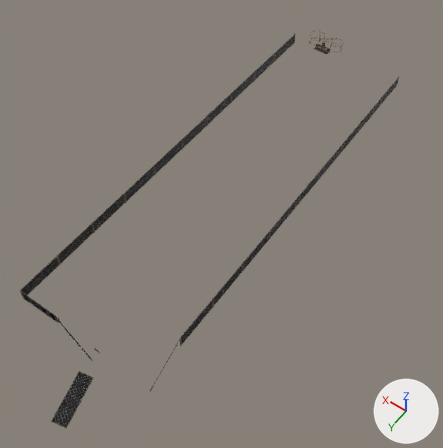
A saved change to the Blender file media/blend/track_backup.blend.
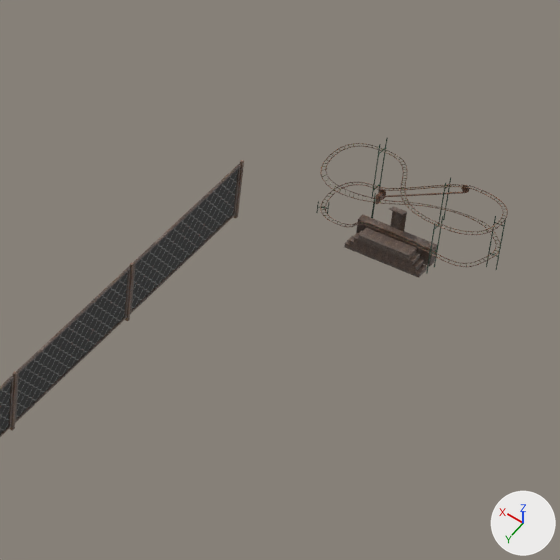
The first picture shows the older version from a 50 mm camera at (-260.0, 578.0, 449.0) aimed at (-47.0, 280.0, -19.0). The close-ups show both versions on the part from 57% to 80% of the width and 1% to 24% of the height of that picture; other places that the commit changed are outside them. Arrows for +X, +Y and +Z are at lower right; the lights stay in place.

The scene before the commit, as lines of its bpy script (objects in view):
```python
ob_beziercurve_001 = bpy.data.objects.new('BezierCurve.001', me_mesh_001)
ob_beziercurve_001.location = (-0.6, 7.9, 4.6)
ob_cube = bpy.data.objects.new('Cube', me_cube)
ob_cube.location = (8.0, 3.2, 4.6)
ob_cube_006 = bpy.data.objects.new('Cube.006', me_cube_001)
ob_cube_006.location = (8.4, 10.2, 3.4)
ob_cube_006.scale = (1.0, 1.0, 0.926)
ob_cube_007 = bpy.data.objects.new('Cube.007', me_cube_002)
ob_cube_007.location = (-0.1, 6.5, 3.2)
ob_cube_015 = bpy.data.objects.new('Cube.015', me_cube_019)
ob_cube_015.location = (-10.2, 454.5, 13.7)
ob_cube_015.rotation_euler = (0.0, 0.0, 4.712)  # degrees (0, 0, 270)
ob_cube_015.scale = (0.243, 0.243, 0.243)
ob_cylinder = bpy.data.objects.new('Cylinder', me_cylinder)
ob_cylinder.location = (11.3, -6.0, 1.4)
ob_cylinder.rotation_euler = (1.571, 0.0, 0.0)  # degrees (90, 0, 0)
ob_cylinder.scale = (0.584, 0.584, 0.584)
ob_cylinder_001 = bpy.data.objects.new('Cylinder.001', me_cylinder_001)
ob_cylinder_001.location = (-7.9, -7.4, 10.3)
ob_cylinder_001.rotation_euler = (1.571, 0.0, 0.0)  # degrees (90, 0, 0)
ob_cylinder_001.scale = (0.584, 0.584, 0.584)
# also in view: 'Plane.000' at (-37.0, 267.0, 7.0)
```
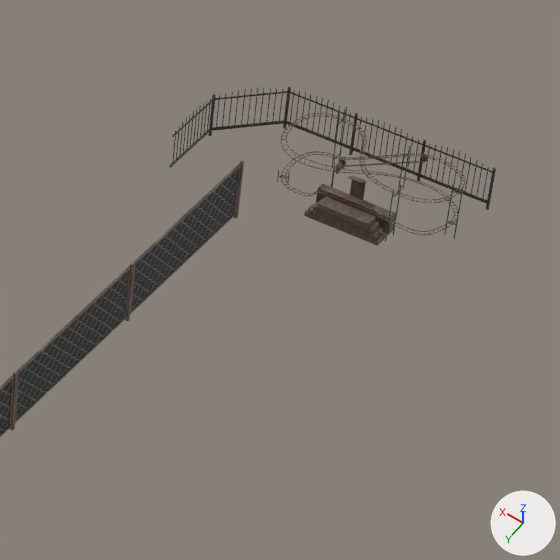
Where the change shows, as pixel boxes [x1, y1, x2, y2] in the close-ups (560 x 560 px):
'Cylinder.014', added: after [169, 87, 496, 210]
'Cube.006', moved: before [344, 228, 427, 278]; after [304, 196, 386, 246]
'BezierCurve.001', moved: before [320, 143, 508, 267]; after [281, 113, 466, 235]
'Cube.007', moved: before [356, 206, 437, 266]; after [316, 175, 396, 235]
'Cube', moved: before [316, 137, 506, 274]; after [277, 107, 463, 242]
'Cylinder', moved: before [375, 190, 466, 204]; after [335, 158, 424, 174]
'Cylinder.001', moved: before [461, 185, 469, 193]; after [420, 154, 428, 162]

What changed in the scene script:
```text
Add img_iron_black_jpg:
    img_iron_black_jpg = load_image('iron_black.jpg', '../textures/iron_black.jpg', 1600, 1600, 'sRGB')
Add mat_iron_black_jpg:
    mat_iron_black_jpg = principled_material('iron_black.jpg')
    mat_iron_black_jpg.texture = img_iron_black_jpg
Add me_cylinder_014:
    me_cylinder_014.from_pydata(...)  # 1180 vertices, 869 faces; spans x -1.0..464.0, y -45.0..33.0, z -1.0..28.0
    me_cylinder_014.materials.append(mat_iron_black_jpg)  # picture img_iron_black_jpg
Change ob_cube_007:
    ob_cube_007.location: (-0.1, 6.5, 3.2) -> (12.6, 1.9, 3.2)
Change ob_cube_006:
    ob_cube_006.location: (8.4, 10.2, 3.4) -> (21.1, 5.6, 3.4)
Change ob_cylinder:
    ob_cylinder.location: (11.3, -6.0, 1.4) -> (24.0, -10.6, 1.4)
Change ob_cube:
    ob_cube.location: (8.0, 3.2, 4.6) -> (20.7, -1.4, 4.6)
Change ob_beziercurve_001:
    ob_beziercurve_001.location: (-0.6, 7.9, 4.6) -> (12.2, 3.3, 4.6)
Change ob_cylinder_001:
    ob_cylinder_001.location: (-7.9, -7.4, 10.3) -> (4.9, -12.0, 10.3)
Add ob_cylinder_014:
    ob_cylinder_014 = bpy.data.objects.new('Cylinder.014', me_cylinder_014)
    ob_cylinder_014.location = (54.0, -5.3, 0.5)
    ob_cylinder_014.rotation_euler = (0.0, 0.0, 3.142)  # degrees (0, 0, 180)
    ob_cylinder_014.scale = (0.374, 0.374, 0.374)
```
